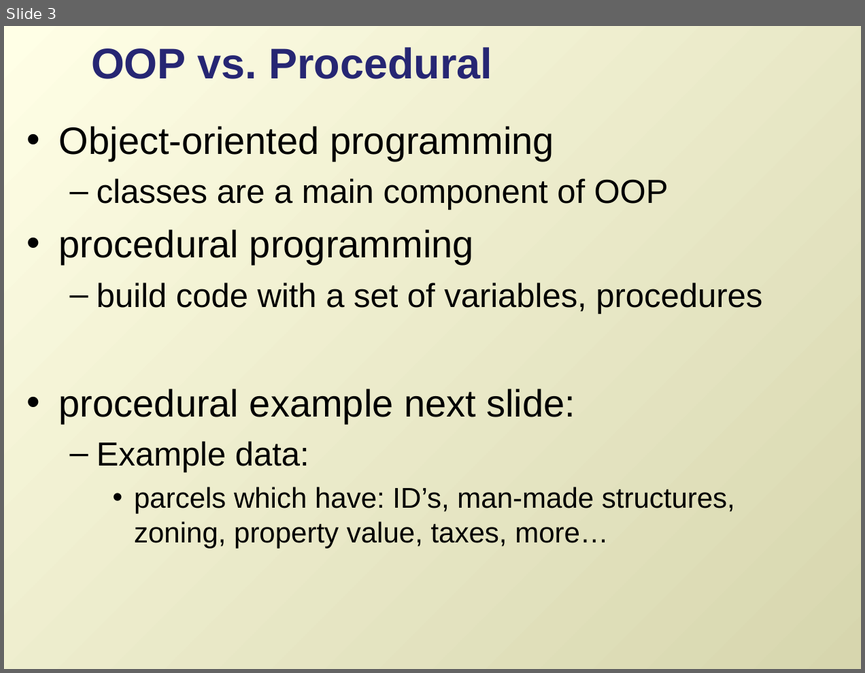
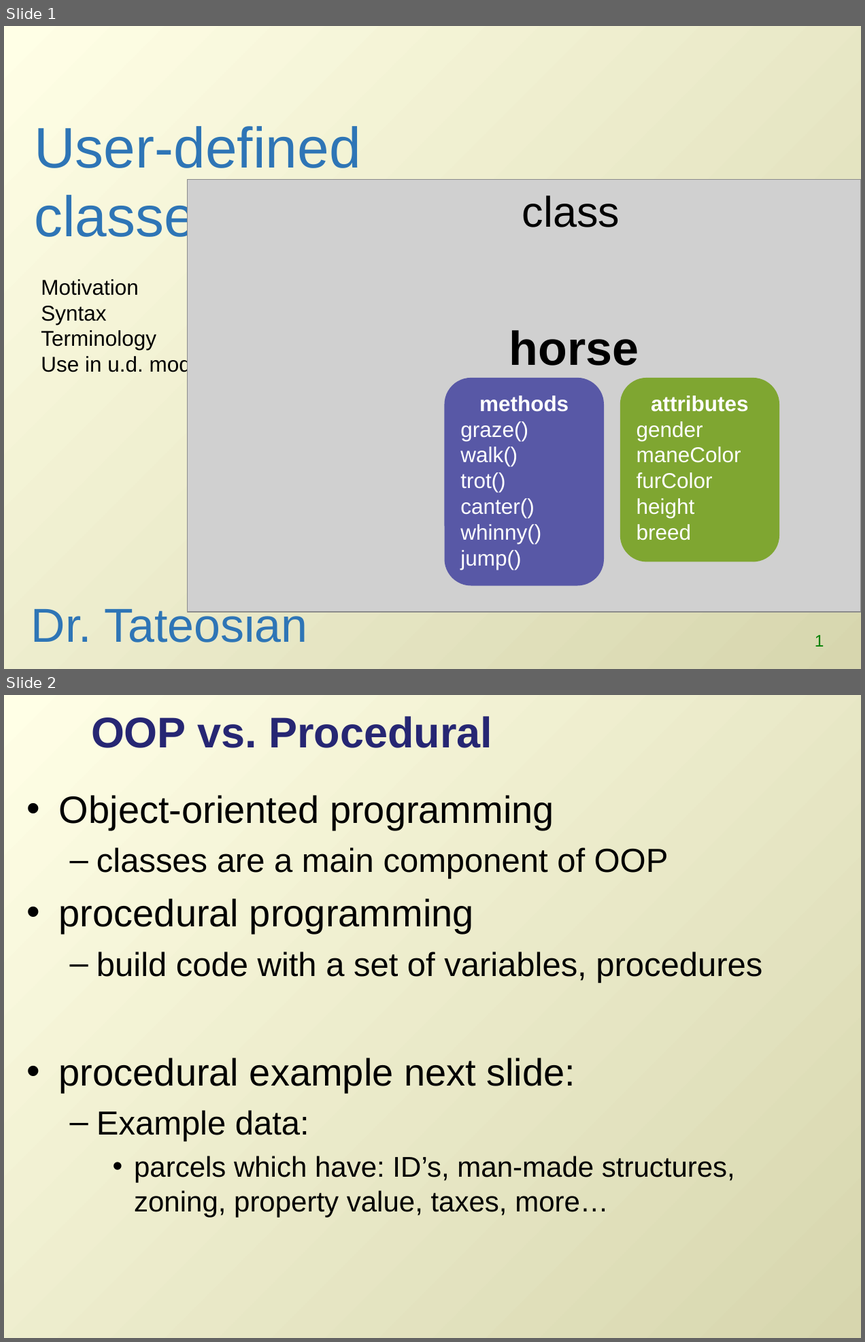
Before and after one commit to lgtateos/gis540, a slide deck: slides/classes.ppt. Shown one above the other, each under a label of ours: slide 3 before the commit, slides 1 and 2 after it. The pictures are 865x673 and 865x1342 pixels, drawn with LibreOffice and Linux fonts; fonts in the diff are those of the drawing; grey boxes stand for pictures. Boxes give left, top, right and bottom in pixels: in the first picture for what was removed or moved away, otherwise in the second. Text is boxed around its words. In the diff, an @@ line names an element or a change of style, - is before the commit and + after.

```diff
--- a/slides/classes.ppt
+++ b/slides/classes.ppt
@@ slide 1 added at bbox=[4, 26, 861, 669], background gradient #FFFFE6 to #D7D6AE @@
@@ title added at bbox=[34, 126, 361, 247], 48 pt, text #2E75B6 @@
+User-defined classes
@@ picture added at bbox=[188, 180, 861, 611] @@
@@ text added at bbox=[522, 195, 620, 227], 36 pt, text #000000 @@
+class
@@ text added at bbox=[41, 279, 220, 376], 18 pt, text #000000 @@
+  Motivation
+  Syntax
+  Terminology
+  Use in u.d. module
@@ text added at bbox=[509, 330, 638, 365], 40 pt, text #000000, bold @@
+horse
@@ freeform shape added at bbox=[445, 378, 604, 586], fill #333399 at 76% opacity, 18 pt, text #FFFFFF @@
+methods
+graze()
+walk()
+trot()
+canter()
+whinny()
+jump()
@@ freeform shape added at bbox=[620, 378, 779, 562], fill #669900 at 76% opacity, 18 pt, text #FFFFFF @@
+attributes
+gender
+maneColor
+furColor
+height
+breed
@@ text added at bbox=[31, 603, 307, 642], 40 pt, text #2E75B6 @@
+Dr. Tateosian
@@ page number added at bbox=[815, 635, 824, 646], 14 pt, text #008000 @@
+1
@@ what was slide 3 is now slide 2 @@
```
Also in this commit, not shown: 4 slides changed, 1 other slide added, 2 slides removed.
